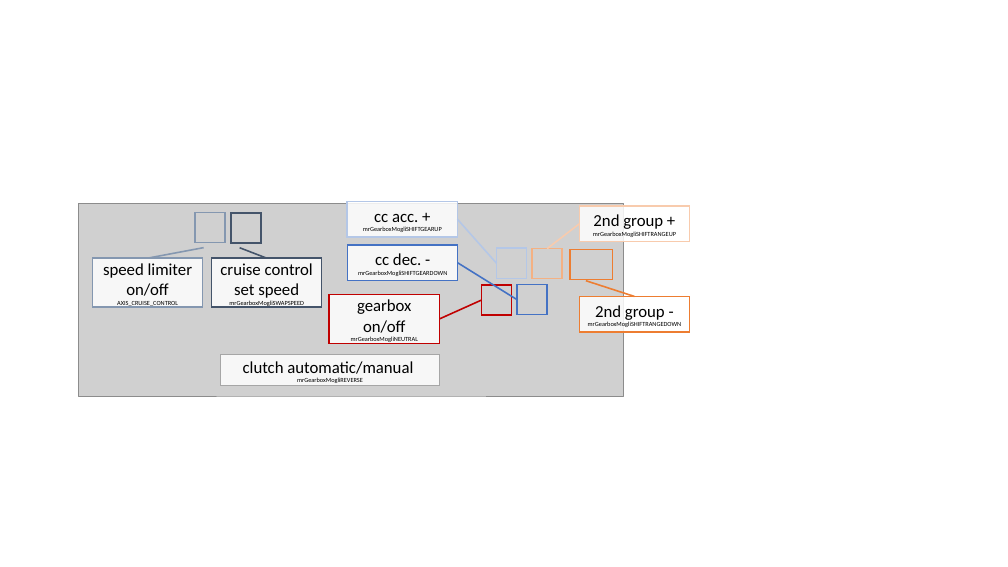
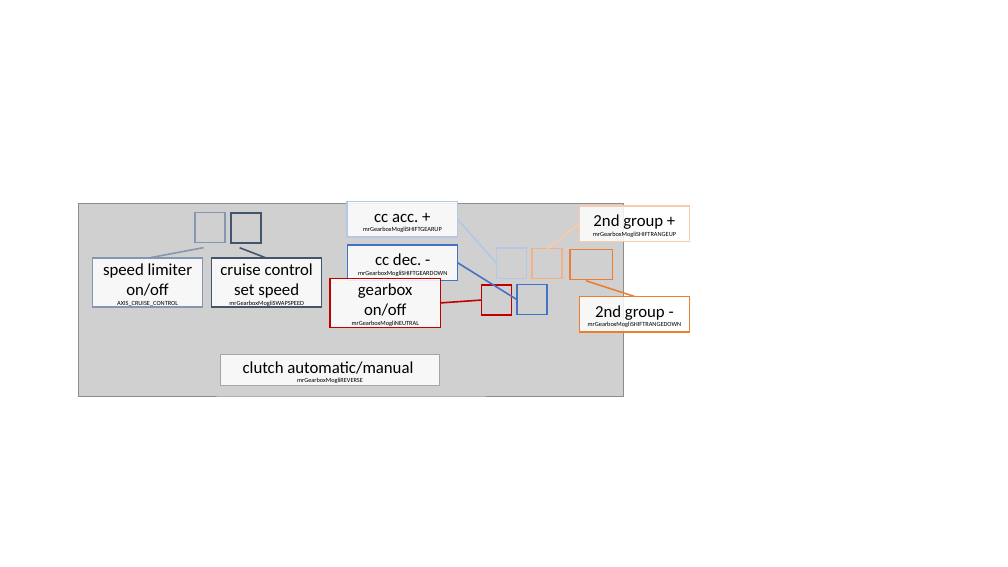
Before and after one commit to Mogli12/GearboxAddon, a slide deck: slide 3 of Documentation/Tastatur.pptx. Drawn at 1008x567 pixels with LibreOffice and Linux fonts; fonts in the diff are those of the drawing; grey boxes stand for pictures. Boxes give left, top, right and bottom in pixels: in the first picture for what was removed or moved away, otherwise in the second. Text is boxed around its words. In the diff, an @@ line names an element or a change of style, - is before the commit and + after.

```diff
--- a/Documentation/Tastatur.pptx
+++ b/Documentation/Tastatur.pptx
@@ rectangle "gearbox on/off mrGearboxMogliNEUTRAL": place and size @@
-rectangle "gearbox on/off mrGearboxMogliNEUTRAL" at (330, 294, 440, 343)
+rectangle "gearbox on/off mrGearboxMogliNEUTRAL" at (330, 278, 441, 327)
@@ line moved from (439, 319) - (482, 300) to (440, 303) - (482, 300) @@
```
Also in this commit, not shown: 2 other slides changed, 1 slide added, 6 other files.
